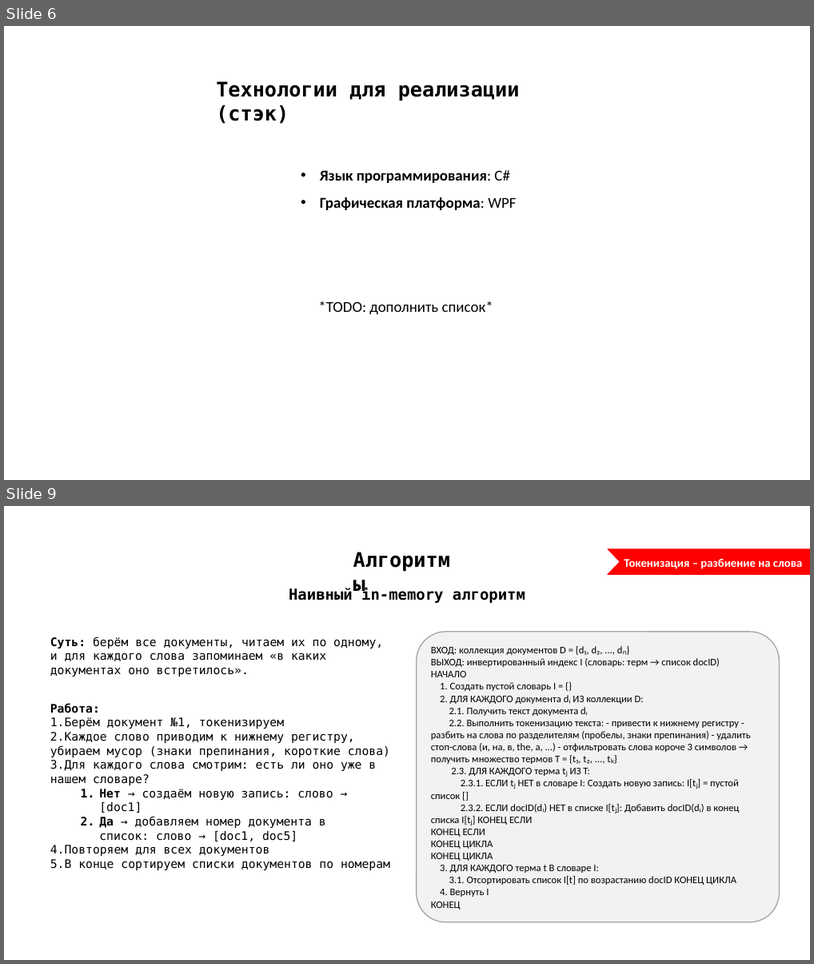
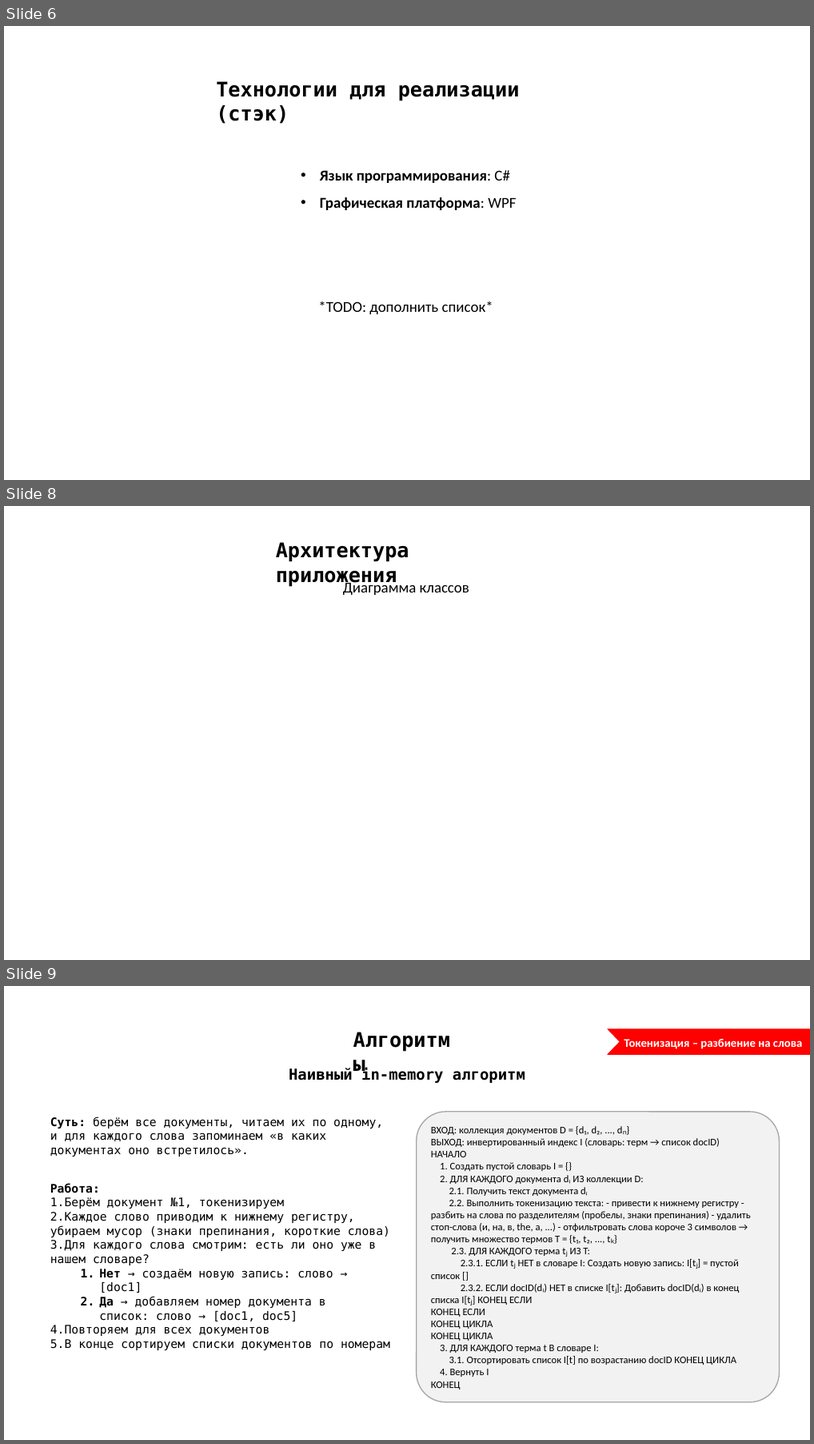
Before and after one commit to 0xK3rn0de/kursach_search, a slide deck: преза.pptx. Shown one above the other, each under a label of ours: slides 6 and 9 before the commit, slides 6, 8 and 9 after it; the slides between them are not shown. The pictures are 814x964 and 814x1444 pixels, drawn with LibreOffice and Linux fonts; fonts in the diff are those of the drawing. Boxes give left, top, right and bottom in pixels: in the first picture for what was removed or moved away, otherwise in the second. Text is boxed around its words. In the diff, an @@ line names an element or a change of style, - is before the commit and + after.

```diff
--- a/преза.pptx
+++ b/преза.pptx
@@ slide 8 added at (x1=4, y1=506, x2=810, y2=960), background #FFFFFF @@
@@ text added at (x1=276, y1=542, x2=410, y2=587), 24 pt, text #000000, bold @@
+Архитектура приложения
@@ text added at (x1=343, y1=580, x2=470, y2=595), 18 pt, text #000000 @@
+Диаграмма классов
```
Also in this commit, not shown: 1 other slide added, 2 slides removed, 2 other files.
